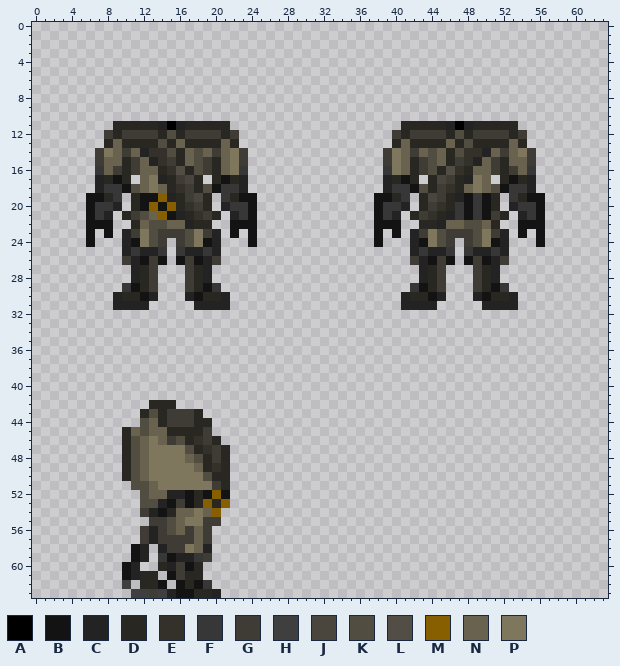
One commit to this pixel-art sprite: Resources/Textures/_Moffstation/Clothing/OuterClothing/Hardsuits/blackbeard.rsi/equipped-OUTERCLOTHING-vox.png. Above is the file before it was changed.
The file is 64x64 pixels. Colours within 5 levels of each other are drawn and written as one.
Palette (. is transparent): A #000000  B #131313  C #232323  D #292722  E #34312b  F #373737  G #3f3c36  H #3f3f3f  J #4a463d  K #514d40  L #524e46  M #885f00  N #68624e  P #7e775e
Pixels before (only the part around the change), first column x 0:
 0 ................................................................
 1 ................................................................
 2 ................................................................
 3 ................................................................
 4 ................................................................
 5 ................................................................
 6 ................................................................
 7 ................................................................
 8 ................................................................
 9 ................................................................
10 ................................................................
11 .........DDDDDCACDDDDD...................DDDDDCACDDDDD..........
12 ........GDGGGGDKDGGGGDG.................GDGGGGDKDGGGGDG.........
13 ........DNDDDDKDNDDDDND.................DNDDDDNDKDDDDND.........
14 .......GPNGNCEEKDNKNGNPG...............GPNGNKNDKEECNGNPG........
15 .......GNNDGNCEGDNKGDNPG...............GPNDGKNDGECNGDNNG........
16 .......FNGDGNNDELDKGDNPF...............FPNDGKDLEDNNGDGNF........
17 .......CDBD.NPCDGJD.DBDC...............CDBD.DJGDCPN.DBDC........
18 .......CFFBKNPNDEGDKBFFC...............CFFBKDGEDNPNKBFFC........
19 ......BBDF.DBBMCDGJD.FDBB.............BBDF.DJGDCBFBD.FDBB.......
20 ......BFFC.DBMBMDEGD.CFFB.............BFFC.DGEDFBFBD.CFFB.......
21 ......BFC.DGKNMBCDEGD.CFB.............BFC.DGEDCFBFBGD.CFB.......
22 ......BBB..DNKKNNCDD..BBB.............BBB..DDCNNKKND..BBB.......
23 ......B.B.CGPKGGGKPGC.B.B.............B.B.CGPKGGGKPGC.B.B.......
24 ......B...CBPKG.GKPBC...B.............B...CBPKG.GKPBC...B.......
25 ..........CFCCF.FCCFC.....................CFCCF.FCCFC...........
26 ..........GCBGB.BGBCG.....................GCBGB.BGBCG...........
27 ...........CDG...GDC.......................CDG...GDC............
28 ...........CDG...GDC.......................CDG...GDC............
29 ..........FBDG...GDBF.....................FBDG...GDBF...........
30 .........CDDBC...CBDDC...................CDDBC...CBDDC..........
31 .........CCCC.....CCCC...................CCCC.....CCCC..........
32 ................................................................
33 ................................................................
34 ................................................................
35 ................................................................
36 ................................................................
37 ................................................................
38 ................................................................
39 ................................................................
40 ................................................................
41 ................................................................
42 .............DDD................................................
43 ............DKDGGGD.............................................
44 ............KNDGGGDD............................................
45 ..........DNKNNDDDDG............................................
46 ..........DKNPNGKDEGD...........................................
47 ..........DKNPPPPKDEGD..........................................
48 ..........DKNPPPPNKDGD..........................................
49 ..........DKNPPPPPNDED..........................................
50 ..........DKNPPPPPPKDD..........................................
51 ...........KKNPPPPPPGD..........................................
52 ............KNNCCBDBMB..........................................
53 ............KKCBGBDMDM..........................................
54 ............GCBDNNPNM...........................................
55 .............GGKNPPGG...........................................
56 ............GCGKNGNG............................................
57 ............GCGGGGNG............................................
58 ...........BC.CGGPNC............................................
59 ...........BC.FBCCFG............................................
60 ..........BC..DCGBD.............................................
61 ..........BCDD.BGDD.............................................
62 ..........H.DDB.BDBF............................................
63 ...........HHGHCBBDDC...........................................
And afterwards:
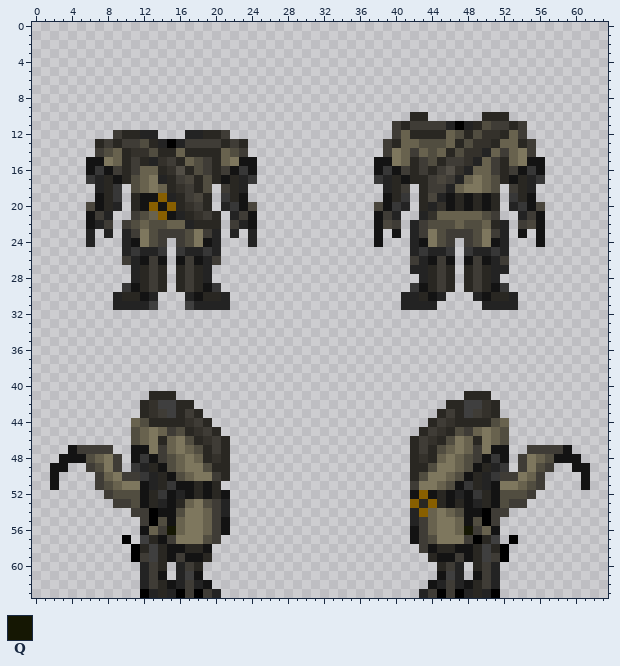
Colours new in this view: Q #151703
Change:
Changed rows in their new state; - is an unchanged pixel.
first column x 6:
10 ------------------------------------DD------DDD----
11 ---.............------------------G-GGGG----KGG-G--
12 --.GDDCC...CCDDG.------------------NDDDDN--KEEDN---
13 -DGDGGK-CACGGGGDGD---------------G--NKKK---EE-N--G-
14 --K-DEEKDDNDDDD-K----------------------------------
15 BBP---D----------BB-------------BB-----DG-------PBB
16 B-B------------GB-B-------------B-BG--DG--C-----B-B
17 F----K-------K----F-------------F----DG--CN--K----F
18 --D-.---------.GD-----------------DG.DG-CNP---.GD--
19 .-----------------.-------------.------CBD-D------.
20 JBD--------------BJ-------------JB----C-BD-D-----BJ
21 -G--.------------G---------------G--.C-NNNNNK-.--G-
22 -CG-GK--------D-GC---------------JG-CGKKK-----C-GJ-
23 C-C-------------C-C--------------------------------
24 C-----------------C--------------------------------
27 --------D-D-------------------------C---D-D---C----
28 --------D-D-----------------------------D-D--------
29 --------D-D-----------------------------D-D--------
30 ------------------------------------C--------------
31 -------H---H---------------------------------------
first column x 2:
41 -----------DDD--------------------------------DDD-----------
42 ----------DEHHDD----------------------------DDHHED----------
43 -----------EGHD----------------------------DGDHGED----------
44 ---------N-D-DDEG-------------------------DGEDDDDKN---------
45 --------.KNP-GK-E-D----------------------DGEDKGNPNK---------
46 --------.---DNPKDEGD--------------------DGEDKPNDPNK---------
47 --BGGGG-.BB-GN-NKD----------------------DGDKNPNGPBB--GGGGB--
48 -BBBKNPG.BFBGKNPN-E---------------------DEDNPNKGBFB-GPNKBBB-
49 BB--GKPG.FCDBKN-PKD---------------------DDKPPNKBDCF-GPKG--BB
50 B----GNPGGFCDBKN-PG---------------------DKPPNKBDCFGGPNG----B
51 B----GKNPPBCDFBBDBD.--------------------GPPNKBFDCBPPNKG----B
52 ------GKKKBDFB----D---------------------BMBDBCBFDBKKKG------
53 -------GGKBD--DNPKGC--------------------MDMDBDBCDBKGG-------
54 ---------G-A-BKP--GC--------------------CMNPNKBBAGG---------
55 ----------GAKB---N-B--------------------CGNPPNBKAG----------
56 ----------BN-Q-PPNGB--------------------BGNPPNQGNB----------
57 --------A-HDB-PPPKG---------------------BGKPPPGADH-A--------
58 ---------ADHDBBDDB-----------------------GBDDBBDHDA---------
59 ---------AGHD-GBBD------------------------DBBGBDHGA---------
60 --------..CG-.CG---------------------------DGC-DGC----------
61 --------..CGB.CHB--------------------------BHC-BGC----------
62 --------.-CGDBCGCB------------------------BCGCBDGC----------
63 ---------.ACD-AGAG-----------------------CGAGACDCA----------
Changed places in both pictures, as pixel boxes (x1, y1, x2, y2):
changed: (374, 112, 545, 229)
changed: (86, 121, 257, 247)
added: (149, 265, 194, 310)
changed: (410, 265, 509, 301)
changed: (50, 391, 230, 598)
added: (410, 391, 590, 598)
